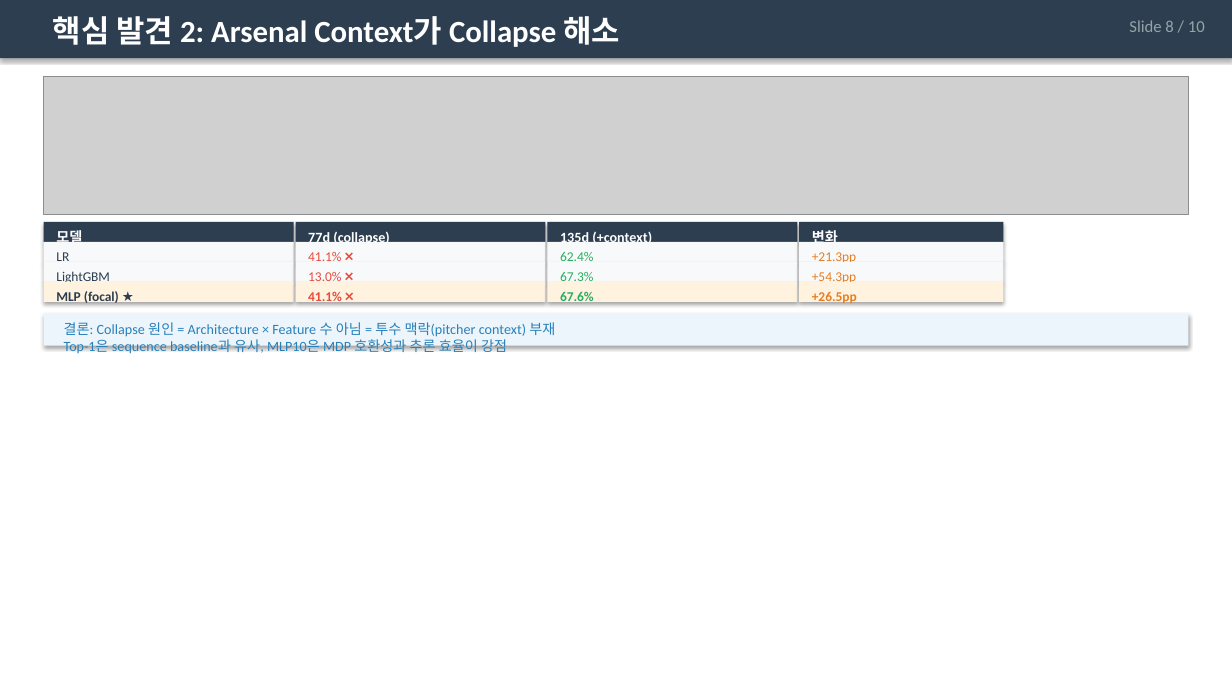
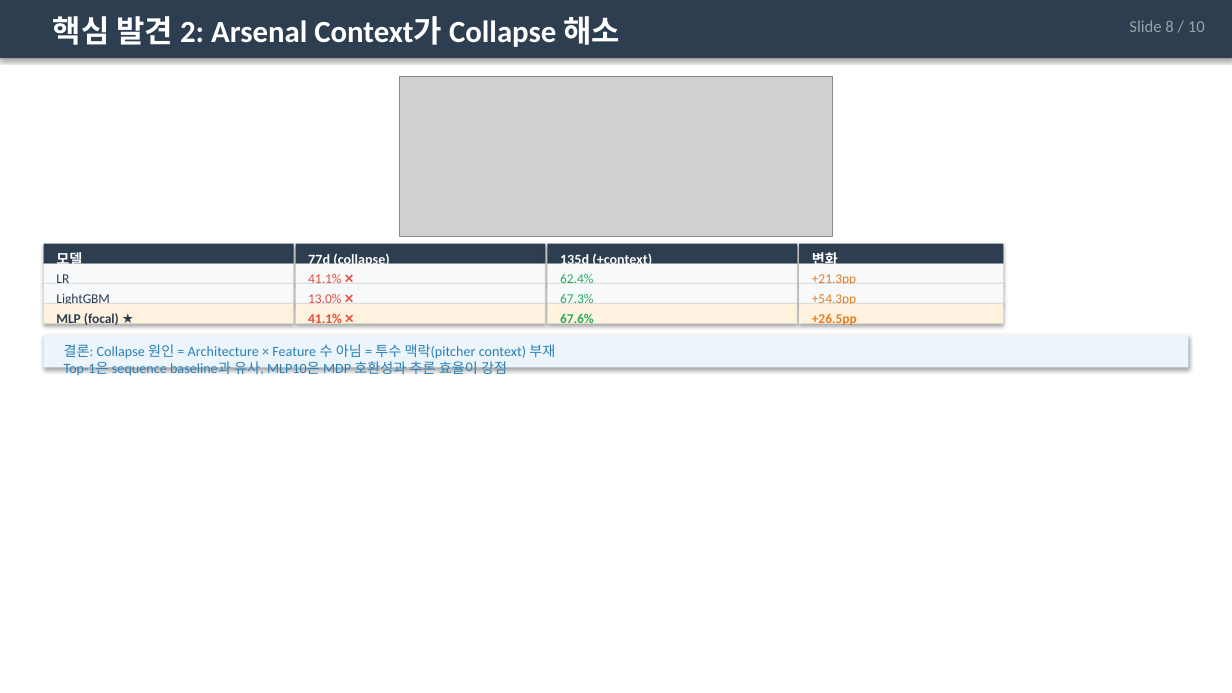
Before and after one commit to Pitcheezy/transition-models, a slide deck: slide 8 of outputs/SmartPitch_TransitionModels_Presentation.pptx. Drawn at 1232x693 pixels with LibreOffice and Linux fonts; fonts in the diff are those of the drawing; grey boxes stand for pictures. Boxes give left, top, right and bottom in pixels: in the first picture for what was removed or moved away, otherwise in the second. Text is boxed around its words. In the diff, an @@ line names an element or a change of style, - is before the commit and + after.

```diff
--- a/outputs/SmartPitch_TransitionModels_Presentation.pptx
+++ b/outputs/SmartPitch_TransitionModels_Presentation.pptx
@@ picture resized from (x1=43, y1=77, x2=1189, y2=215) to (x1=399, y1=77, x2=833, y2=237) @@
@@ 4 texts moved together from (x1=56, y1=271, x2=856, y2=282) to (x1=56, y1=293, x2=856, y2=304) @@
@@ 17 rectangles, 13 texts moved together from (x1=43, y1=222, x2=1189, y2=353) to (x1=43, y1=244, x2=1189, y2=375) @@
```
Also in this commit, not shown: 4 other slides changed, 6 other files.
